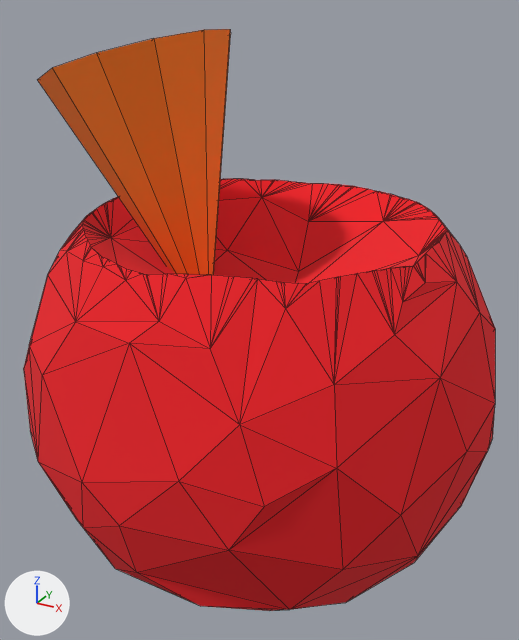
Two versions of the glTF model Assets/Models/cherries/cherry2.glb, one commit apart.
The view is the same before and after, from a 50 mm lens placed at (0.027, -0.0494, 0.0498), pointed at (-0.0003, 0.0001, 0.025). The lights are fixed; the arrows at lower left show +X, +Y and +Z. Mesh edges are drawn as thin lines. Where no turn or scale is listed for an object, it has been applied to the vertices.
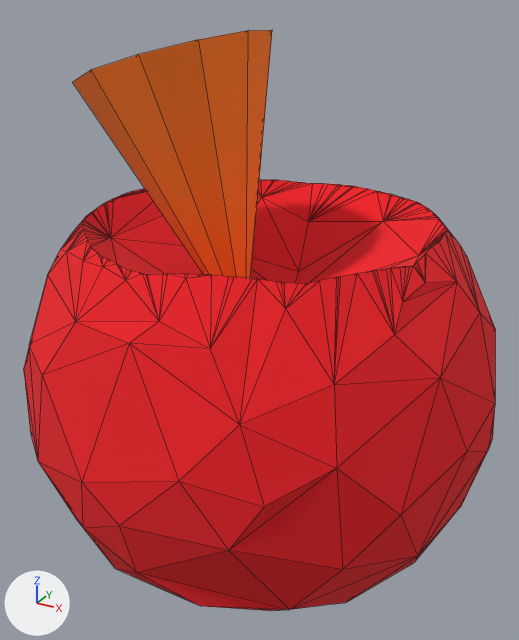
Pixel boxes (x1, y1, x2, y2) of what changed, in the pictures (519 x 640 px):
'Mesh_0', moved
    before: (38, 29, 231, 275)
    after: (73, 30, 272, 278)

The change, as a list of edits to the scene's bpy script:
```text
Change ob_mesh_0:
    ob_mesh_0.location: (-0.0344, 0.026, 0.0393) -> (-0.0309, 0.026, 0.0393)
```
